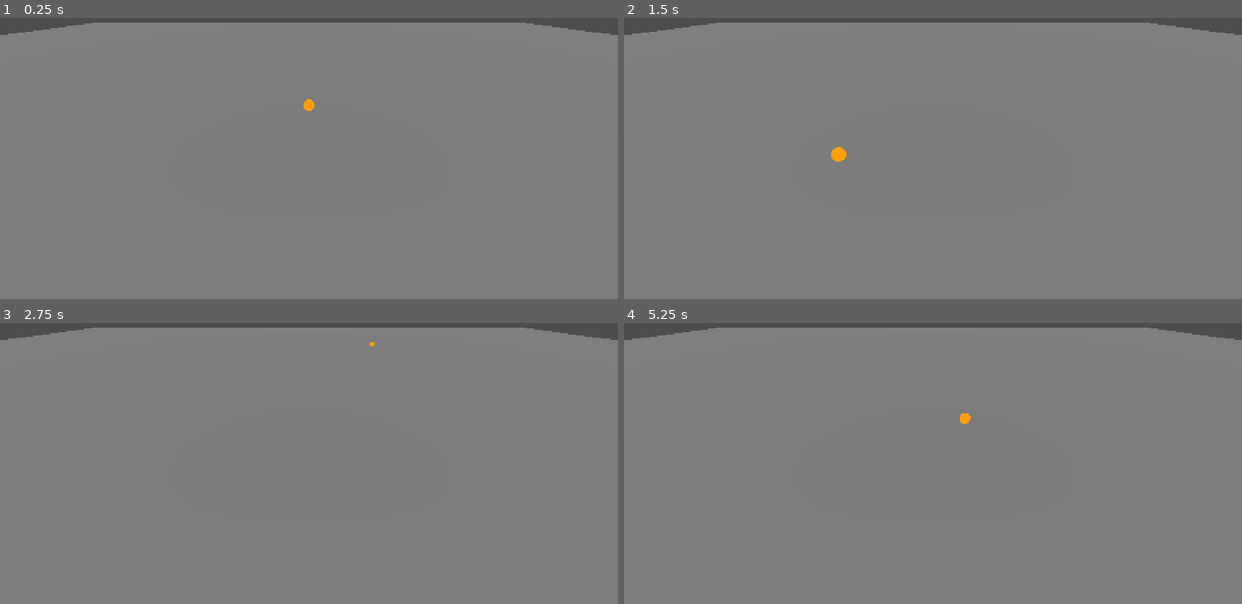
Above: before the commit, frames 1-4 (two rows, left to right).
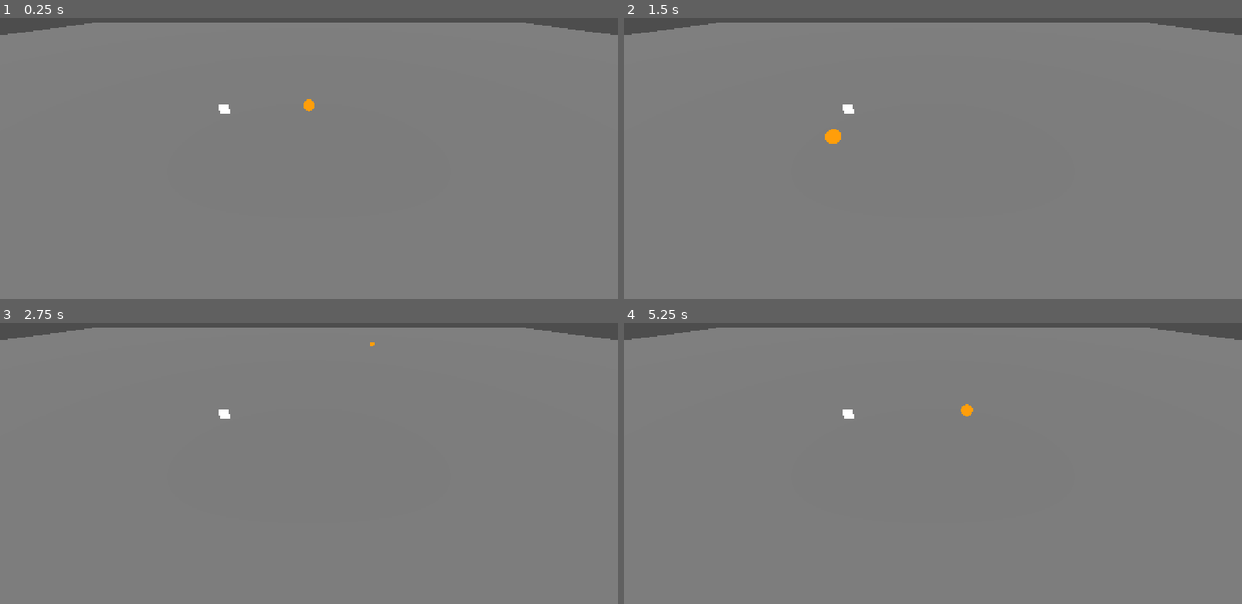
Above: after the commit, the same moments.

Repository: DatYak/Brackeys-Jam-26
Game: Godot game, scene res://scenes/pickup_test.tscn
The game is run twice, just before and just after one commit, with the same random seed, the same clock (stepped at 60 frames per second) and the same inputs. The project has no main scene, so this scene is started directly.
Inputs (mouse positions are in pixels of both pictures, inside the frame that each line leads up to):
- Up to frame 1 (0.25 s): no input
- Up to frame 2 (1.5 s): tap Enter at 0.5 s; move the mouse to (1068, 107) at 0.52 s; click (1068, 107) at 0.67 s; tap Space at 1.25 s; drag from (809, 141) to (902, 195) at 1.27 s
- Up to frame 3 (2.75 s): move the mouse to (370, 353) at 2.02 s; click (370, 353) at 2.17 s
- Up to frame 4 (5.25 s): tap Enter at 2.75, 5 s; drag from (902, 500) to (747, 379) at 2.77 s; move the mouse to (1118, 483) at 3.52 s; click (1118, 483) at 3.67 s; tap Space at 4.25 s; drag from (747, 379) to (840, 342) at 4.27 s; move the mouse to (963, 429) at 5.02 s; click (963, 429) at 5.17 s

The runs differ from the first frame. In frame 1, less than 0.1% of the frame differs, in the area x 35-38%, y 30-35%; in frame 2, 0.3%, in the area x 32-38%, y 30-52%; in frame 3, less than 0.1%; in frame 4, 0.2%.

Commit message:
Pickup and drop a target

Diff:
--- a/project.godot
+++ b/project.godot
@@ -19,6 +19,10 @@
 window/stretch/mode="canvas_items"
 window/stretch/aspect="expand"
 
+[global_group]
+
+Interactables="Entities that can be interacted with."
+
 [physics]
 
 3d/physics_engine="Jolt Physics"
--- a/scenes/pickup_target.tscn
+++ b/scenes/pickup_target.tscn
@@ -1,8 +1,6 @@
 [gd_scene format=3 uid="uid://cdo7qi0gm8d4q"]
 
 [ext_resource type="Script" uid="uid://di30fu2xkd2or" path="res://scripts/pickup_target.gd" id="1_6al4r"]
-
-[sub_resource type="BoxShape3D" id="BoxShape3D_ce7nk"]
 
 [sub_resource type="QuadMesh" id="QuadMesh_2qlwl"]
 
@@ -10,17 +8,19 @@
 shading_mode = 0
 billboard_mode = 2
 
-[node name="pickup_target" type="Node3D" unique_id=300074426]
+[sub_resource type="BoxShape3D" id="BoxShape3D_ce7nk"]
+
+[node name="pickup_target" type="Node3D" unique_id=300074426 groups=["Interactables"]]
 script = ExtResource("1_6al4r")
+
+[node name="MeshInstance3D" type="MeshInstance3D" parent="." unique_id=1025050091]
+mesh = SubResource("QuadMesh_2qlwl")
+surface_material_override/0 = SubResource("StandardMaterial3D_ujqf1")
 
 [node name="Area3D" type="Area3D" parent="." unique_id=1798022253]
 
 [node name="CollisionShape3D" type="CollisionShape3D" parent="Area3D" unique_id=2042170996]
 shape = SubResource("BoxShape3D_ce7nk")
 
-[node name="MeshInstance3D" type="MeshInstance3D" parent="." unique_id=1025050091]
-mesh = SubResource("QuadMesh_2qlwl")
-surface_material_override/0 = SubResource("StandardMaterial3D_ujqf1")
-
 [connection signal="mouse_entered" from="Area3D" to="." method="_hover"]
 [connection signal="mouse_exited" from="Area3D" to="." method="_hover_end"]
--- a/scenes/pickup_test.tscn
+++ b/scenes/pickup_test.tscn
@@ -1,6 +1,7 @@
 [gd_scene format=3 uid="uid://cn7ngjpir7u27"]
 
 [ext_resource type="PackedScene" uid="uid://by4hahqc0135s" path="res://scenes/cursor.tscn" id="1_qro6l"]
+[ext_resource type="PackedScene" uid="uid://cdo7qi0gm8d4q" path="res://scenes/pickup_target.tscn" id="2_p31i2"]
 
 [sub_resource type="PlaneMesh" id="PlaneMesh_ce7nk"]
 
@@ -26,3 +27,6 @@
 [node name="CollisionShape3D" type="CollisionShape3D" parent="StaticBody3D" unique_id=1135112903]
 transform = Transform3D(2000, 0, 0, 0, 2000, 0, 0, 0, 2000, 0, 0, 0)
 shape = SubResource("WorldBoundaryShape3D_qro6l")
+
+[node name="pickup_target" parent="." unique_id=300074426 instance=ExtResource("2_p31i2")]
+transform = Transform3D(1, 0, 0, 0, 1, 0, 0, 0, 1, -8.33304, 0.4999981, -5.8913383)
--- a/scripts/cursor.gd
+++ b/scripts/cursor.gd
@@ -1,9 +1,18 @@
-extends Node3D
+class_name Cursor extends Node3D
 
 @onready var camera:= get_parent() as Camera3D
 @export_range(1, 1000) var hover_height:float = 2.0
 @export_range(1, 1000) var lowered_height:float = -1.5
-@export_range(0.0, 1.0) var pickup_time:float = 0.13
+@export_range(0.0, 1.0) var pickup_time:float = 0.15
+
+# The total time the cursor shakes with no target
+@export var shake_tween_time:float = 0.3
+@export var shake_tween_distance:float = 0.2
+
+# Did an input have a target
+var has_target:bool = false
+
+var held_node:PickupTarget
 
 const RAY_LENGTH = 1000.0
 
@@ -31,16 +40,50 @@
 
 func _input(event: InputEvent) -> void:
 	if event is InputEventMouseButton and event.button_index == 1:
+		if event.is_pressed():
+			has_target=false
+			get_tree().call_group("Interactables", "interact", self)
+			if not has_target:
+				shake()
+		if event.is_released():
+			if has_target:
+				drop(held_node)
 
-		if event.is_pressed():
-			_lower()
-		if event.is_released():
-			_raise()
+func pick_up(target:PickupTarget) -> void:
+	has_target = true
+	held_node = target
+	var tween = get_tree().create_tween()
+	lower(tween, attatch)
+	raise(tween)
 
-func _lower() -> void:
+func drop(target:PickupTarget) -> void:
+	has_target = true
+	held_node = target
 	var tween = get_tree().create_tween()
+	lower(tween, detatch)
+	raise(tween)
+
+func attatch() -> void:
+	held_node.dragging = true
+	held_node.follow_target = $Model
+
+func detatch() -> void:
+	held_node.dragging = false
+	held_node.follow_target = null
+
+func lower(tween:Tween, callback:Callable = do_nothing) -> void:
 	tween.tween_property($Model, "position", Vector3(0,lowered_height,0), pickup_time)
+	tween.tween_callback(callback)
 
-func _raise() -> void:
+func raise(tween:Tween, callback:Callable = do_nothing) -> void:
+	tween.tween_property($Model, "position", Vector3(0,0,0), pickup_time)
+	tween.tween_callback(callback)
+
+func do_nothing(args) -> void:
+	pass
+
+func shake() -> void:
 	var tween = get_tree().create_tween()
-	tween.tween_property($Model, "position", Vector3(0,0,0), pickup_time)
+	tween.tween_property($Model, "position", Vector3(shake_tween_distance,0,0), shake_tween_time/3)
+	tween.tween_property($Model, "position", Vector3(-shake_tween_distance,0,0), shake_tween_time/3)
+	tween.tween_property($Model, "position", Vector3(0,0,0), shake_tween_time/3)
--- a/scripts/pickup_target.gd
+++ b/scripts/pickup_target.gd
@@ -1,23 +1,25 @@
-extends Node3D
+class_name PickupTarget extends Node3D
 
 var hover_target:bool = false
 var dragging:bool= false
-
-signal picked_up
+var follow_target:Node3D
 
 # Called when the node enters the scene tree for the first time.
 func _ready() -> void:
 	pass # Replace with function body.
 
 func _hover() -> void:
+	print("Is target")
 	hover_target = true
 
 func _hover_end() -> void:
+	print("Is no longer target")
 	hover_target = false
 
-# Called every frame. 'delta' is the elapsed time since the previous frame.
-func _input(event: InputEvent) -> void:
-	if event is InputEventMouseButton and event.button_index == 1:
-		if event.is_pressed() and hover_target:
-			dragging = true
-			picked_up.emit()
+func interact(cursor: Cursor):
+	if hover_target:
+		cursor.pick_up(self)
+
+func _process(_delta: float) -> void:
+	if dragging and follow_target:
+		global_position = follow_target.global_position
